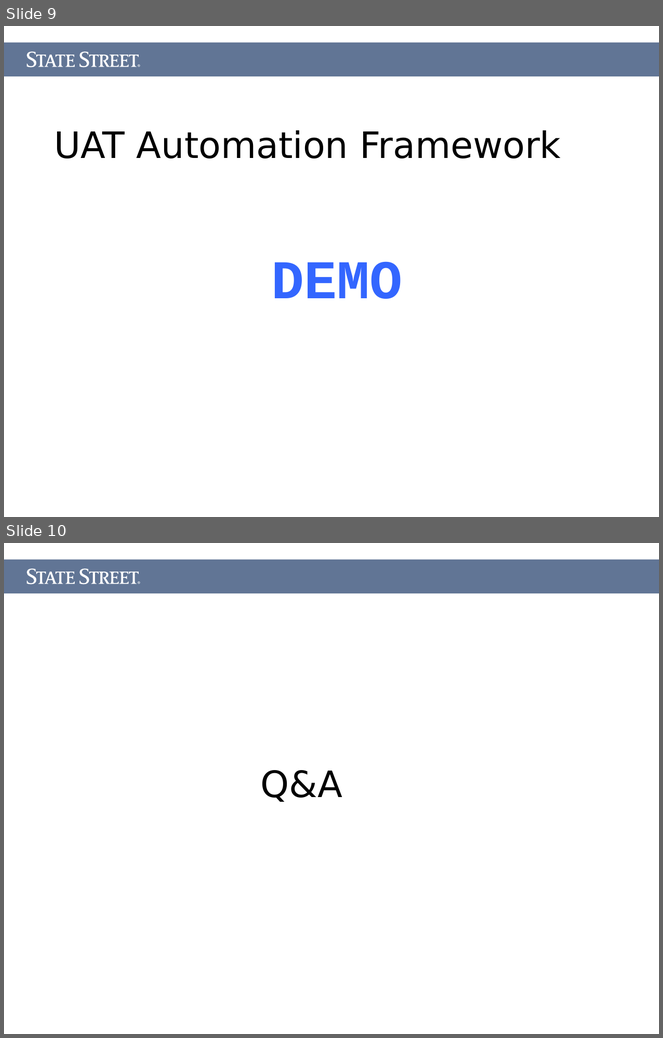
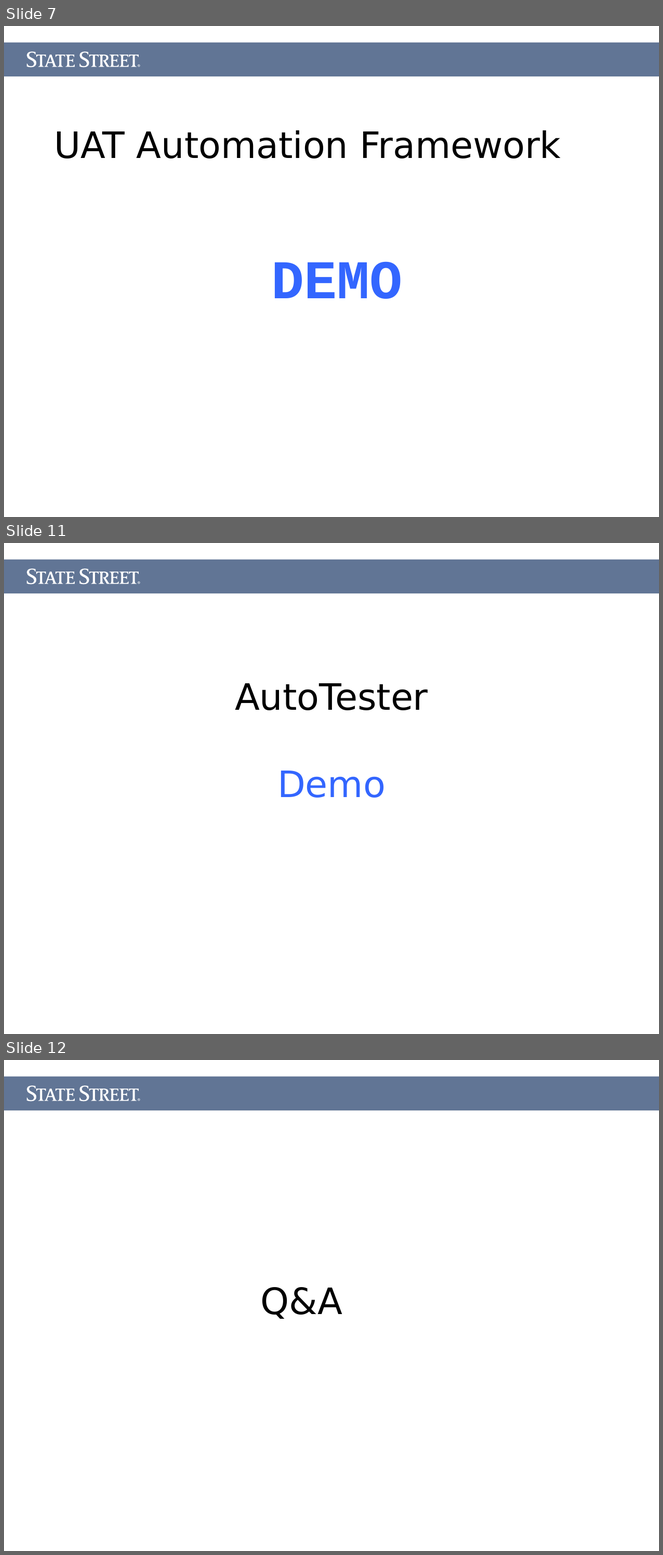
Before and after one commit to Letractively/autotester, a slide deck: Document/AutoTester.ppt. Shown one above the other, each under a label of ours: slides 9 and 10 before the commit, slides 7, 11 and 12 after it; the slides between them are not shown. The pictures are 663x1038 and 663x1555 pixels, drawn with LibreOffice and Linux fonts; fonts in the diff are those of the drawing. Boxes give left, top, right and bottom in pixels: in the first picture for what was removed or moved away, otherwise in the second. Text is boxed around its words. In the diff, an @@ line names an element or a change of style, - is before the commit and + after.

```diff
--- a/Document/AutoTester.ppt
+++ b/Document/AutoTester.ppt
@@ slide 11 added at box(4, 543, 659, 1034), background #FFFFFF @@
@@ rectangle added at box(4, 560, 659, 593), fill #617595 @@
@@ freeform shape added at box(27, 568, 139, 584), fill #FFFFFF @@
@@ freeform shape added at box(138, 581, 140, 584), fill #FFFFFF @@
@@ title added at box(235, 683, 428, 798), 40 pt, text #000000 @@
+AutoTester
+Demo
@@ what was slide 9 is now slide 7 @@
@@ what was slide 10 is now slide 12 @@
```
Also in this commit, not shown: 4 slides changed, 3 other slides added, 2 slides removed.
